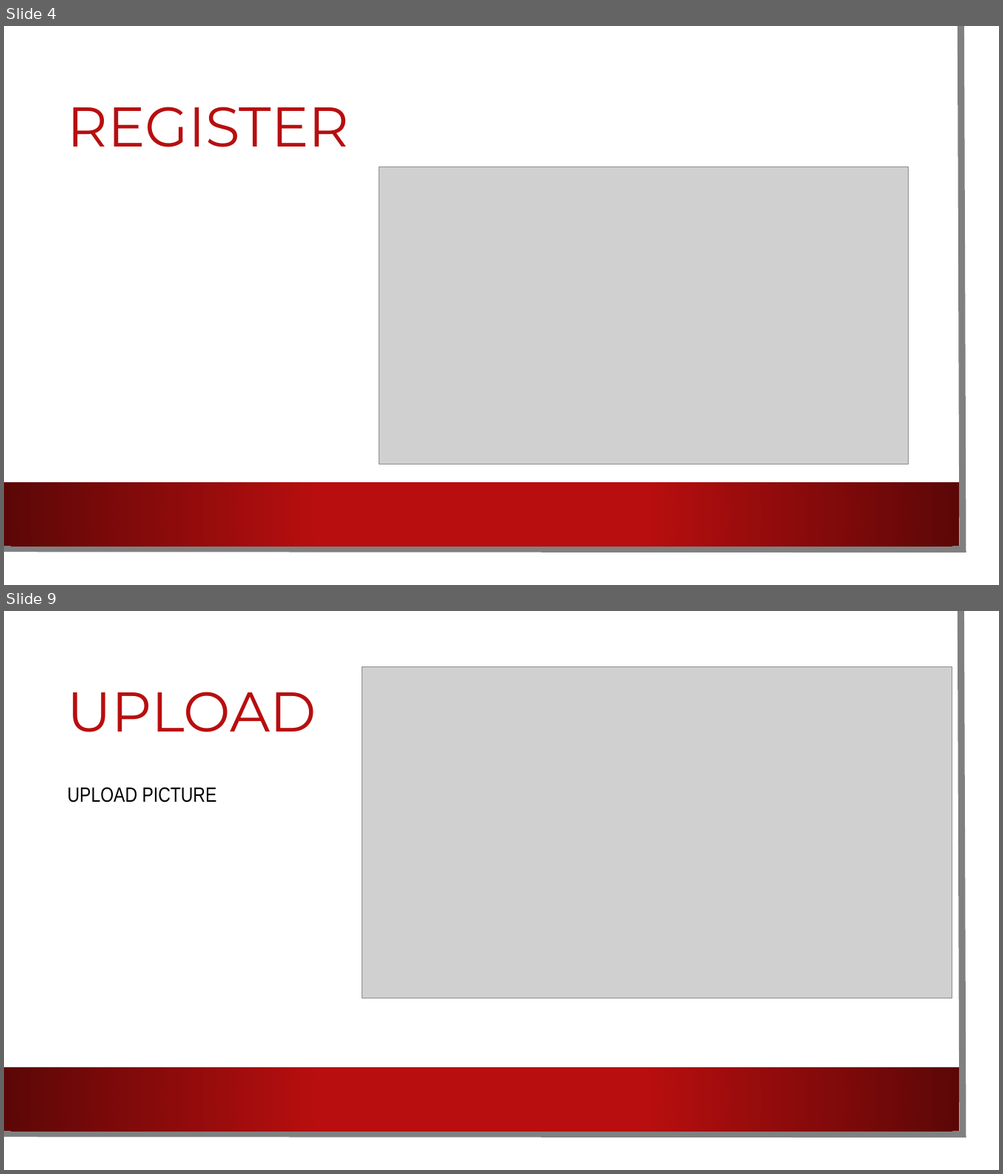
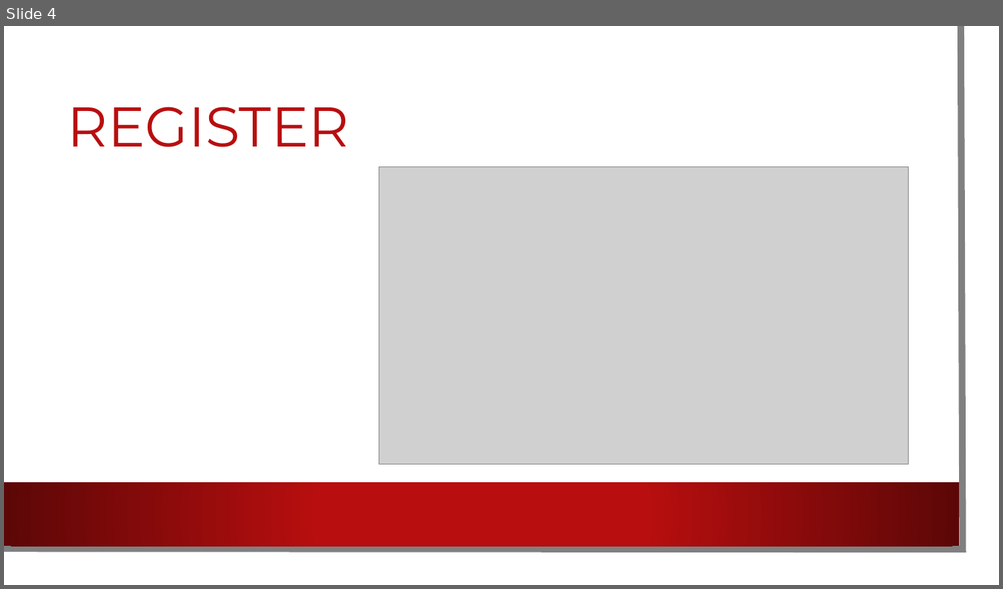
Before and after one commit to thehieuduong7/SharePicture, a slide deck: Share Picture.pptx. Shown one above the other, each under a label of ours: slides 4 and 9 before the commit, slide 4 after it; the slides between them are not shown. The pictures are 1003x1174 and 1003x589 pixels, drawn with LibreOffice and Linux fonts; fonts in the diff are those of the drawing; grey boxes stand for pictures; background and template pictures are left out. Boxes give left, top, right and bottom in pixels: in the first picture for what was removed or moved away, otherwise in the second. Text is boxed around its words. In the diff, an @@ line names an element or a change of style, - is before the commit and + after.

```diff
--- a/Share Picture.pptx
+++ b/Share Picture.pptx
@@ slide 9 removed at (4,611,999,1170), background picture (left out); not listed: 3 template elements that a slide beside it also shows @@
@@ picture removed at (362,667,952,998) @@
@@ title removed at (68,692,316,732) @@
-UPLOAD
@@ text removed at (68,787,217,803) @@
-UPLOAD PICTURE
```
Also in this commit, not shown: 6 slides changed, 1 slide added, 1 other file.
